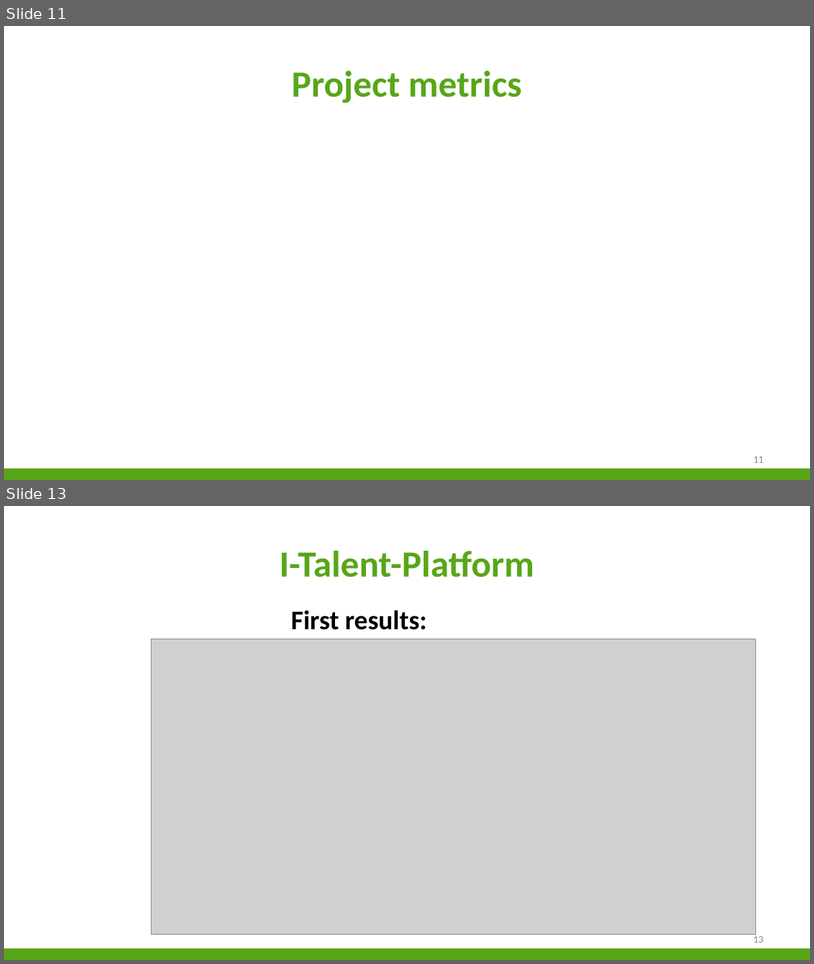
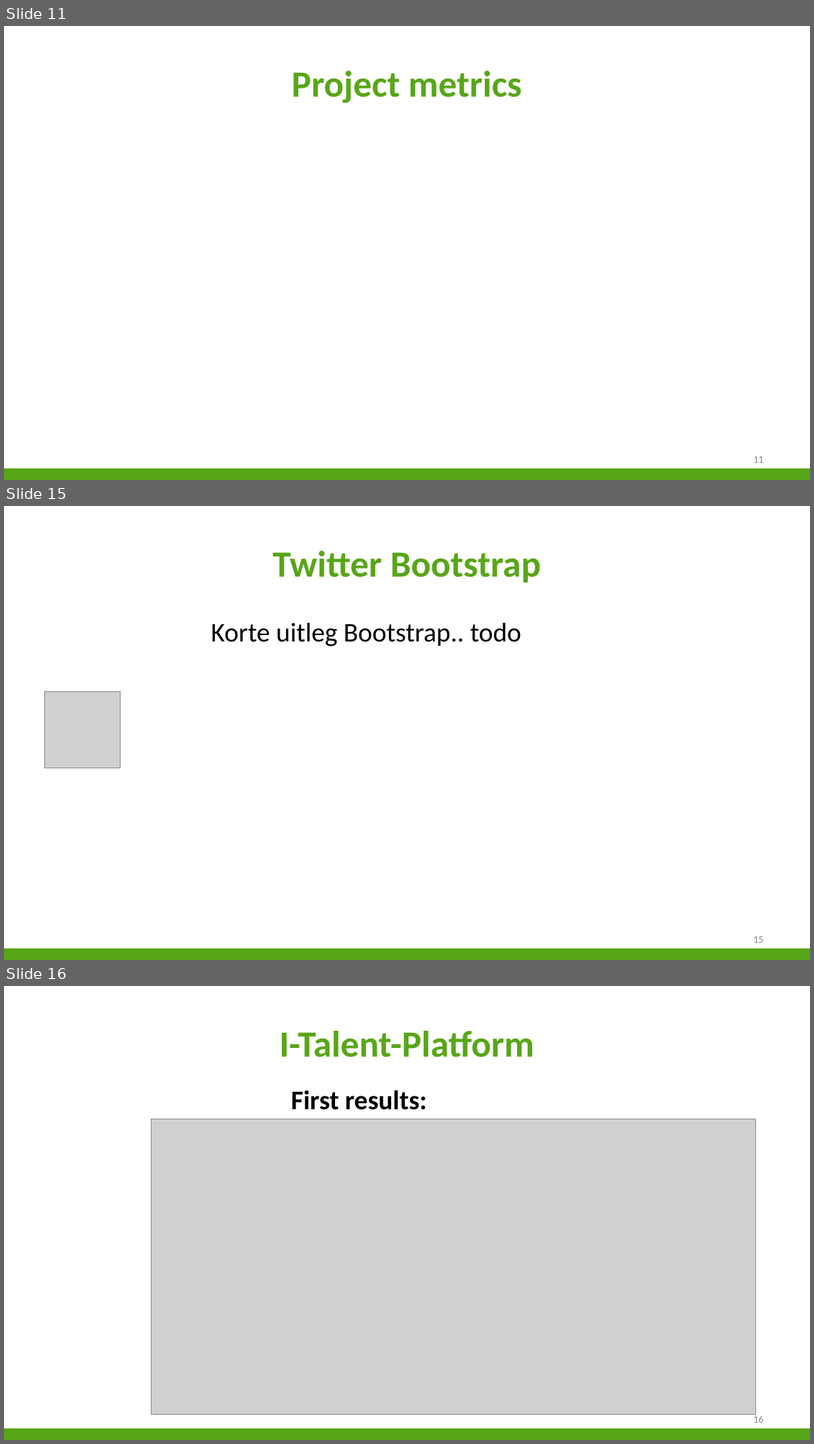
Before and after one commit to niekvandael/iTalent, a slide deck: italent/documents/Presentatie/Presentatie.pptx. Shown one above the other, each under a label of ours: slides 11 and 13 before the commit, slides 11, 15 and 16 after it; the slides between them are not shown. The pictures are 814x964 and 814x1444 pixels, drawn with LibreOffice and Linux fonts; fonts in the diff are those of the drawing; grey boxes stand for pictures; background and template pictures are left out. Boxes give left, top, right and bottom in pixels: in the first picture for what was removed or moved away, otherwise in the second. Text is boxed around its words. In the diff, an @@ line names an element or a change of style, - is before the commit and + after.

```diff
--- a/italent/documents/Presentatie/Presentatie.pptx
+++ b/italent/documents/Presentatie/Presentatie.pptx
@@ slide 15 added at (4,506,810,960), background #FFFFFF; not listed: 1 template element that a slide beside it also shows @@
@@ title added at (273,551,541,582), 44 pt, text #58A618, bold @@
+Twitter Bootstrap
@@ text added at (211,623,522,646), 32 pt, text #000000 @@
+Korte uitleg Bootstrap.. todo
@@ picture added at (44,692,121,768) @@
@@ page number added at (754,936,764,942), 12 pt, text #898989 @@
+15
@@ what was slide 13 is now slide 16 @@
@@ page number at (754,1414,764,1422): text changed @@
-13
+16
```
Also in this commit, not shown: 3 other slides added, 1 slide removed.
